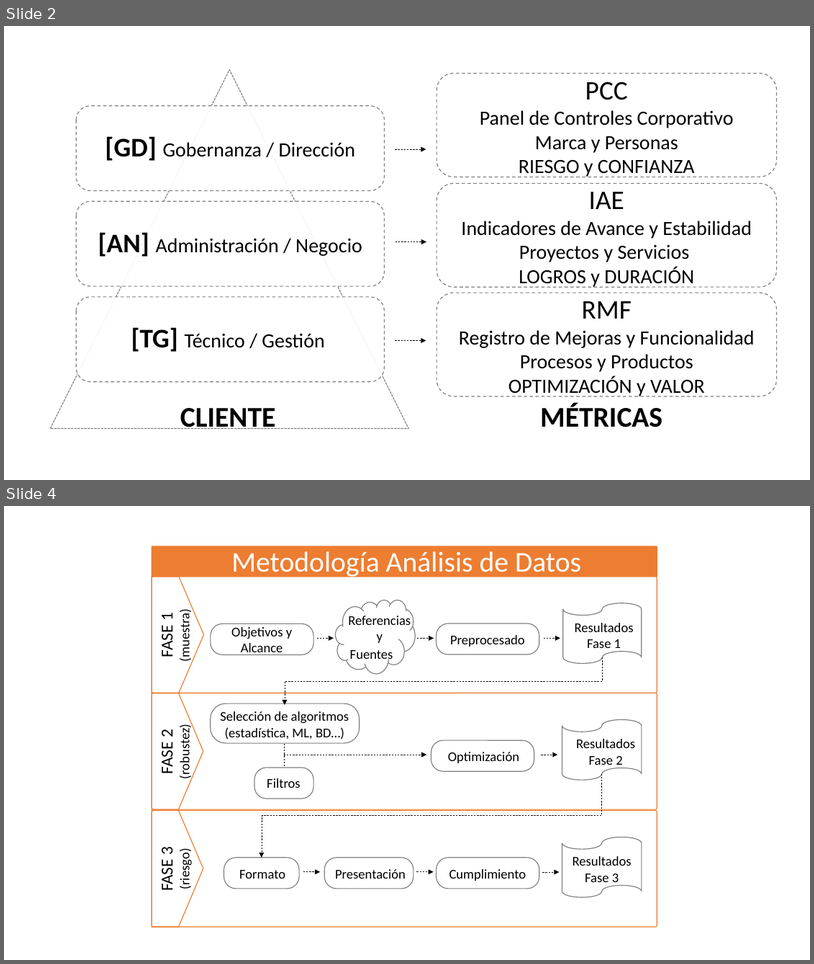
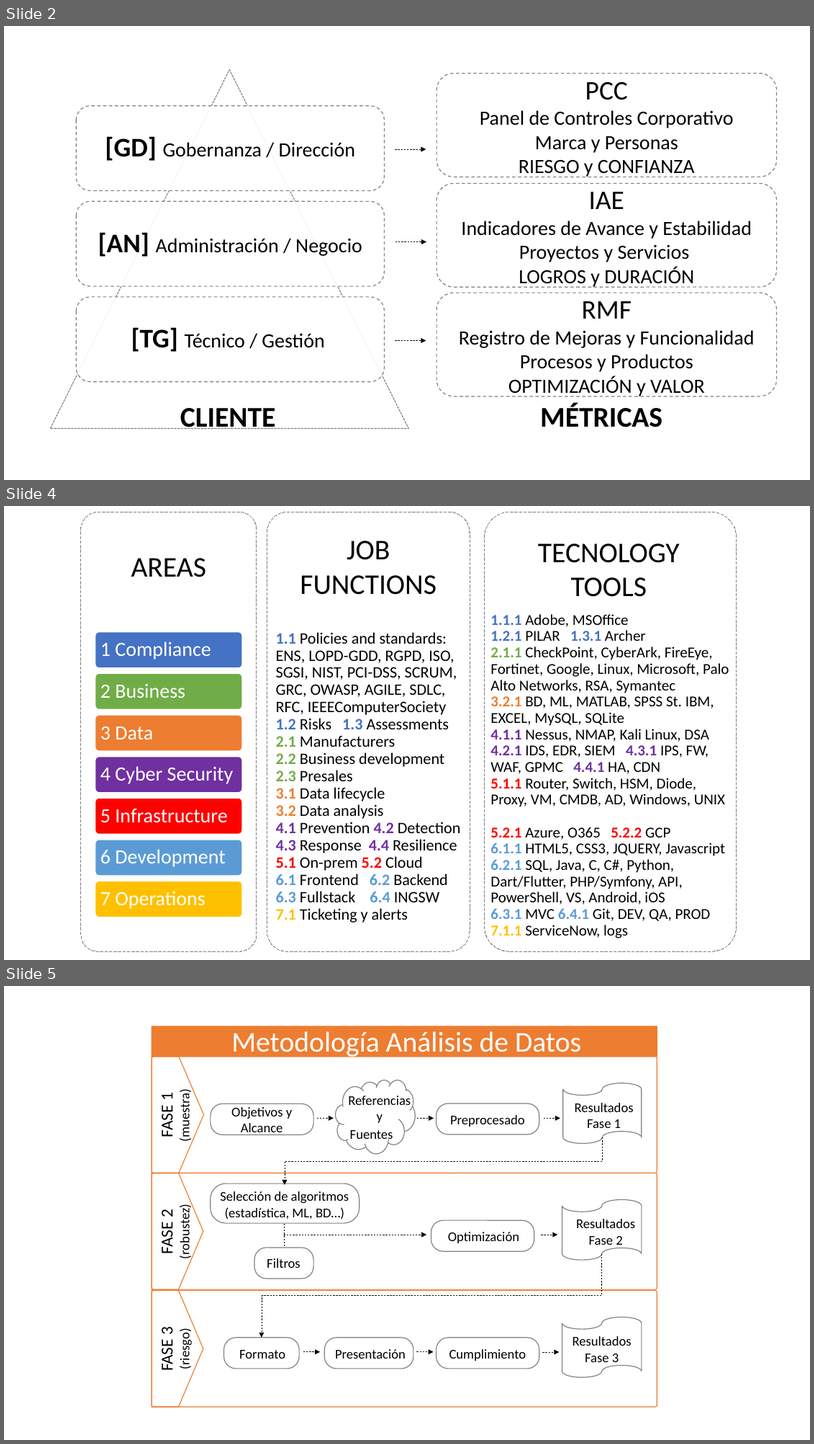
Before and after one commit to antoniojturel/cv, a slide deck: CV-AJTR.pptx. Shown one above the other, each under a label of ours: slides 2 and 4 before the commit, slides 2, 4 and 5 after it; the slides between them are not shown. The pictures are 814x964 and 814x1444 pixels, drawn with LibreOffice and Linux fonts; fonts in the diff are those of the drawing. Boxes give left, top, right and bottom in pixels: in the first picture for what was removed or moved away, otherwise in the second. Text is boxed around its words. In the diff, an @@ line names an element or a change of style, - is before the commit and + after.

```diff
--- a/CV-AJTR.pptx
+++ b/CV-AJTR.pptx
@@ slide 4 added at bbox=[4, 506, 810, 960], background #FFFFFF @@
@@ text added at bbox=[300, 541, 437, 595], 34 pt, text #000000 @@
+JOB FUNCTIONS
@@ text added at bbox=[538, 543, 680, 597], 34 pt, text #000000 @@
+TECNOLOGY TOOLS
@@ text added at bbox=[131, 558, 206, 577], 34 pt, text #000000 @@
+AREAS
@@ group added at bbox=[81, 512, 737, 951]: 12 texts, 10 rounded rectangles @@
+ÁREAS
+1 Compliance
+2 Business
+3 Data
+4 Cyber Security
+5 Infrastructure
+6 Development
+7 Operations
+FUNCIONES
+1.1 Policies and standards: ENS, LOPD-GDD, RGPD, ISO, SGSI, NIST, PCI-DSS, SCRUM, GRC, OWASP, AGILE, SDLC, RFC, IEEEComputerSociety
+1.2 Risks 1.3 Assessments
+2.1 Manufacturers
+2.2 Business development
+2.3 Presales
+3.1 Data lifecycle
+3.2 Data analysis
+4.1 Prevention 4.2 Detection
+4.3 Response 4.4 Resilience
+5.1 On-prem 5.2 Cloud
+6.1 Frontend 6.2 Backend
+6.3 Fullstack 6.4 INGSW
+7.1 Ticketing y alerts
+TECNOLOGÍAS
+1.1.1 Adobe, MSOffice
+1.2.1 PILAR 1.3.1 Archer
+2.1.1 CheckPoint, CyberArk, FireEye, Fortinet, Google, Linux, Microsoft, Palo Alto Networks, RSA, Symantec
+3.2.1 BD, ML, MATLAB, SPSS St. IBM, EXCEL, MySQL, SQLite
+4.1.1 Nessus, NMAP, Kali Linux, DSA 4.2.1 IDS, EDR, SIEM 4.3.1 IPS, FW, WAF, GPMC 4.4.1 HA, CDN
+5.1.1 Router, Switch, HSM, Diode, Proxy, VM, CMDB, AD, Windows, UNIX
+5.2.1 Azure, O365 5.2.2 GCP
+6.1.1 HTML5, CSS3, JQUERY, Javascript
+6.2.1 SQL, Java, C, C#, Python, Dart/Flutter, PHP/Symfony, API, PowerShell, VS, Android, iOS
+6.3.1 MVC 6.4.1 Git, DEV, QA, PROD 7.1.1 ServiceNow, logs
@@ what was slide 4 is now slide 5 @@
```
Also in this commit, not shown: 1 slide changed, 1 other file.
